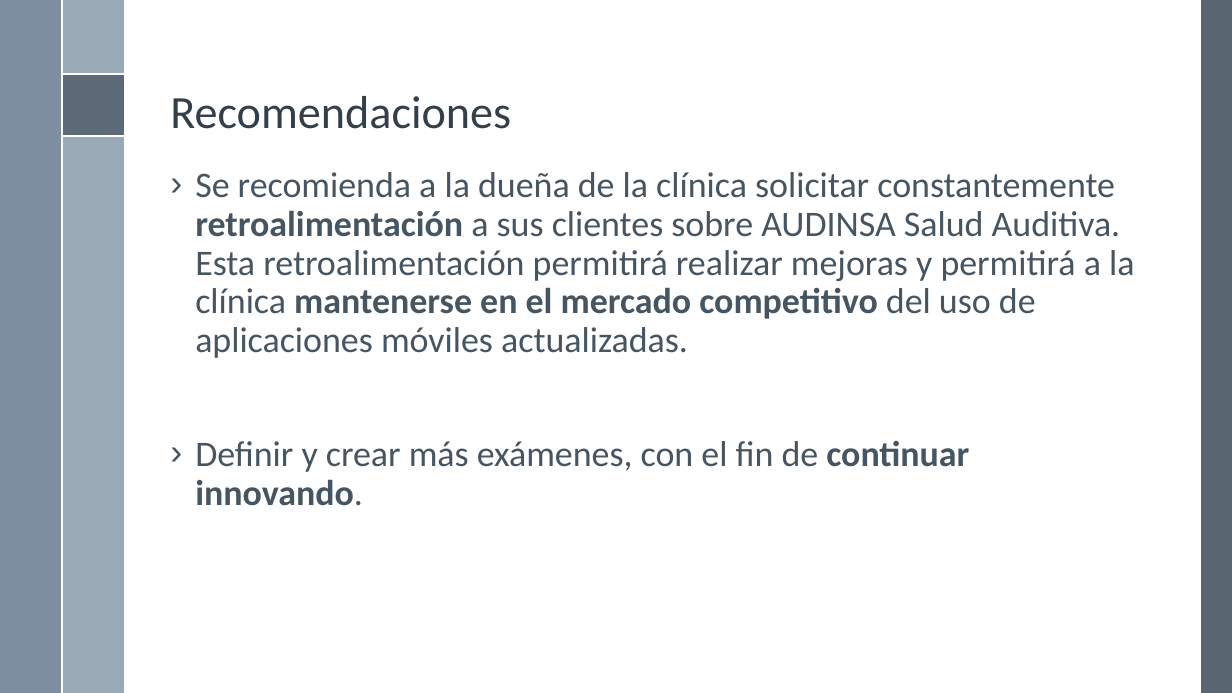
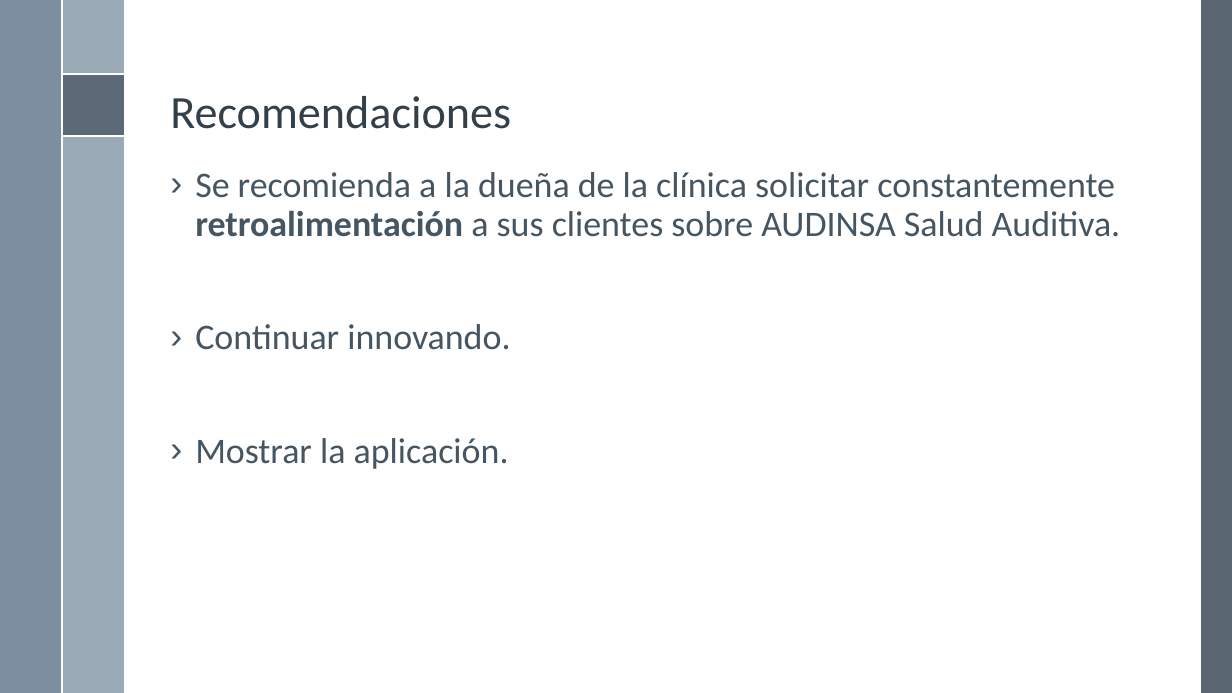
Before and after one commit to rbaltodanog/audinsaapp, a slide deck: slide 48 of documentacion/presentacion/Presentación.pptx (slide 41 before the commit). Drawn at 1232x693 pixels with LibreOffice and Linux fonts; fonts in the diff are those of the drawing; background and template pictures are left out. Boxes give left, top, right and bottom in pixels: in the first picture for what was removed or moved away, otherwise in the second. Text is boxed around its words. In the diff, an @@ line names an element or a change of style, - is before the commit and + after.

```diff
--- a/documentacion/presentacion/Presentación.pptx
+++ b/documentacion/presentacion/Presentación.pptx
@@ text at bbox=[195, 172, 1121, 469]: text changed @@
-› Se recomienda a la dueña de la clínica solicitar constantemente retroalimentación a sus clientes sobre AUDINSA Salud Auditiva. Esta retroalimentación permitirá realizar mejoras y permitirá a la clínica mantenerse en el mercado competitivo del uso de aplicaciones móviles actualizadas.
-› Definir y crear más exámenes, con el fin de continuar innovando.
+› Se recomienda a la dueña de la clínica solicitar constantemente retroalimentación a sus clientes sobre AUDINSA Salud Auditiva.
+› Continuar innovando.
+› Mostrar la aplicación.
```
Also in this commit, not shown: 20 other slides changed, 9 slides added, 2 slides removed, 1 other file.
